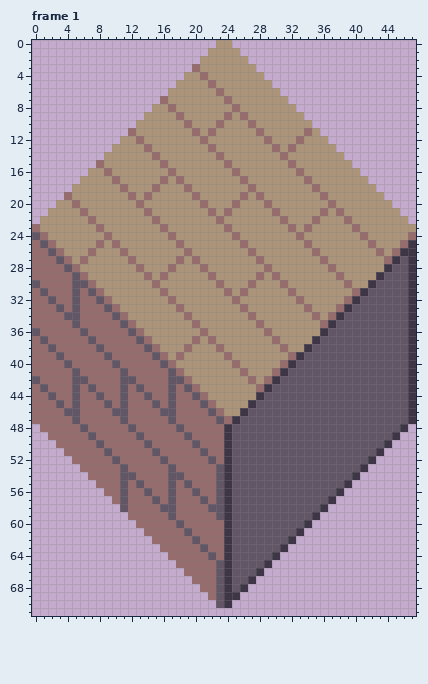
Pixel-art file: resources/asesprite/Blocks.aseprite. Above: the version before the commit.
48x72 pixels, 6 frames. Shown: frame 1. The commit also changed other frames, which this record leaves out.
Now the later version:
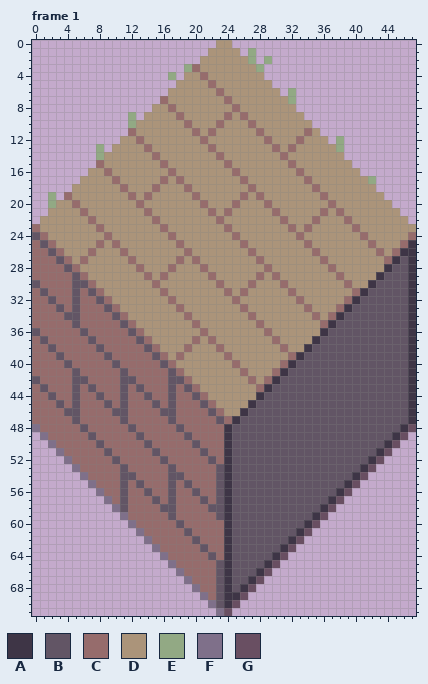
Palette (. is transparent): A #3e3546  B #625565  C #966c6c  D #ab947a  E #92a984  F #7f708a  G #694f62
Change:
layer "Bricks" now shown
layer "Grass" now shown
layer "Stairs South" now shown
layer "Stairs West" now shown
layer "Stairs North" now shown
layer "Stairs East" now shown
Frame 1, layers "Stairs East", "Grass":
y 1: x 27 . -> E
y 2: x 27 . -> E; x 29 . -> E
y 3: x 19 . -> E; x 28 . -> E
y 4: x 17 . -> E
y 6..7: x 32 . -> E
y 9..10: x 12 . -> E
y 12: x 38 . -> E
y 13: x 8 . -> E; x 38 . -> E
y 14: x 8 . -> E
y 17: x 42 . -> E
y 19..20: x 2 . -> E
y 48: x 0 . -> F; x 47 . -> G
y 49: x 1 . -> F; x 46 . -> G
y 50: x 2 . -> F; x 45 . -> G
y 51: x 3 . -> F; x 44 . -> G
y 52: x 4 . -> F; x 43 . -> G
y 53: x 5 . -> F; x 42 . -> G
y 54: x 6 . -> F; x 41 . -> G
y 55: x 7 . -> F; x 40 . -> G
y 56: x 8 . -> F; x 39 . -> G
y 57: x 9 . -> F; x 38 . -> G
y 58: x 10 . -> F; x 37 . -> G
y 59: x 11 . -> F; x 36 . -> G
y 60: x 12 . -> F; x 35 . -> G
y 61: x 13 . -> F; x 34 . -> G
y 62: x 14 . -> F; x 33 . -> G
y 63: x 15 . -> F; x 32 . -> G
y 64: x 16 . -> F; x 31 . -> G
y 65: x 17 . -> F; x 30 . -> G
y 66: x 18 . -> F; x 29 . -> G
y 67: x 19 . -> F; x 28 . -> G
y 68: x 20 . -> F; x 27 . -> G
y 69: x 21 . -> F; x 26 . -> G
y 70: x 22 . -> F; x 25 . -> G
y 71: x 23..24 .. -> FG
Changed places in both pictures, as pixel boxes (x1, y1, x2, y2):
added: (248, 48, 296, 104)
added: (168, 64, 192, 80)
added: (128, 112, 136, 128)
added: (336, 136, 344, 152)
added: (96, 144, 104, 160)
added: (368, 176, 376, 184)
added: (48, 192, 56, 208)
added: (32, 424, 416, 616)
